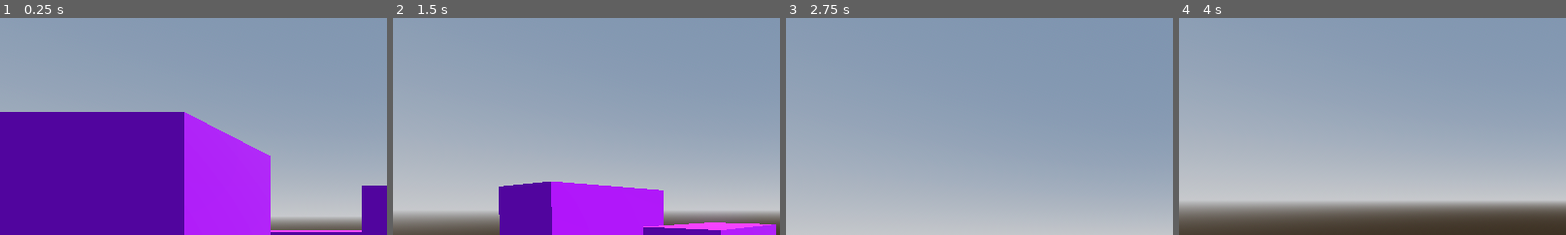
Above: before the commit, frames 1-4 (left to right).
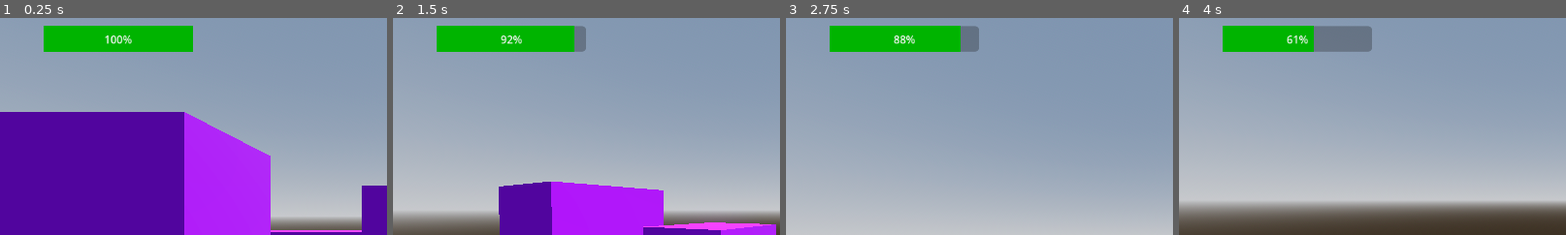
Above: after the commit, the same moments.

Repository: Dyynoob/GameJam
Game: Godot game, scene res://world.tscn
The game is run twice, just before and just after one commit, with the same random seed, the same clock (stepped at 60 frames per second) and the same inputs.
Inputs (mouse positions are % of the whole screen's width and height, from its top left):
- Up to frame 1 (0.25 s): no input
- Up to frame 2 (1.5 s): move the mouse to (55, 50) at 0.52 s; hold D (right) 0.53-1.28 s; hold W (for) 0.53-1.28 s; tap Space (jump) at 0.77 s; tap B at 0.8, 1.35 s; move the mouse to (45, 50) at 1.27 s; hold S (back) from 1.28 s (still down)
- Up to frame 3 (2.75 s): tap Space (jump) at 1.52 s; tap W (for) at 1.55 s; move the mouse to (52, 48) at 2.02 s; release S (back) at 2.03 s; hold D (right) from 2.03 s (still down); hold W (for) from 2.03 s (still down); tap B at 2.3 s
- Up to frame 4 (4 s): move the mouse to (49, 52) at 2.77 s; release W (for) at 2.78 s; tap Shift (sprint) at 2.85 s; tap Space (jump) at 3.02, 3.77 s; tap W (for) at 3.05 s; move the mouse to (57, 51) at 3.52 s; release D (right) at 3.53 s; hold A (left) from 3.53 s (still down); hold B from 3.53 s (still down)
The pictures show only the part of the screen within x 0-50%, y 4-54%; the shares and areas given below are measured in that part.

The runs differ from the first frame. In frame 1, 4.7% of the frame differs, in the area x 11-50%, y 3-16%; in frame 2, 4.6%; in frame 3, 4.6%; in frame 4, 4.6%.

Commit message:
Gun + player health
Some player stuff

Diff:
--- a/Player.tscn
+++ b/Player.tscn
@@ -1,6 +1,7 @@
-[gd_scene load_steps=5 format=3 uid="uid://bgibrekrfs4hk"]
+[gd_scene load_steps=8 format=3 uid="uid://bgibrekrfs4hk"]
 
 [ext_resource type="Script" path="res://Player.gd" id="1_qe6wc"]
+[ext_resource type="Script" path="res://scripts/HealthManager.gd" id="2_vjyyr"]
 
 [sub_resource type="StandardMaterial3D" id="StandardMaterial3D_4a2du"]
 albedo_color = Color(0, 0.737255, 0.784314, 1)
@@ -9,6 +10,12 @@
 material = SubResource("StandardMaterial3D_4a2du")
 
 [sub_resource type="CapsuleShape3D" id="CapsuleShape3D_tft1c"]
+
+[sub_resource type="StyleBoxFlat" id="StyleBoxFlat_n0c42"]
+bg_color = Color(0, 0.705882, 0, 1)
+
+[sub_resource type="StyleBoxFlat" id="StyleBoxFlat_nnk6f"]
+bg_color = Color(0.686275, 0, 0, 1)
 
 [node name="CharacterBody3D" type="CharacterBody3D"]
 script = ExtResource("1_qe6wc")
@@ -23,3 +30,17 @@
 transform = Transform3D(1, 0, 0, 0, 1, 0, 0, 0, 1, 0, 0.5, 0)
 
 [node name="Camera3D" type="Camera3D" parent="Head"]
+
+[node name="Player UI" type="CanvasLayer" parent="."]
+
+[node name="Health" type="ProgressBar" parent="Player UI"]
+offset_left = 65.0
+offset_top = 41.0
+offset_right = 287.0
+offset_bottom = 79.0
+theme_override_styles/fill = SubResource("StyleBoxFlat_n0c42")
+value = 100.0
+
+[node name="HealthManager" type="Node3D" parent="."]
+script = ExtResource("2_vjyyr")
+low_hp_color = SubResource("StyleBoxFlat_nnk6f")
--- /dev/null
+++ b/scripts/HealthManager.gd
@@ -0,0 +1,18 @@
+extends Node3D
+
+var health = 100
+@onready var hp_bar = $"../Player UI/Health"
+@export var low_hp_color:StyleBoxFlat
+func _process(delta):
+	if Input.is_key_pressed(KEY_B):
+		health -= 1
+	hp_bar.value = health
+	if health <= 25:
+		hp_bar.add_theme_stylebox_override("fill", low_hp_color)
+	if health <= 0:
+		gameOver()
+func gameOver():
+	pass
+	# TODO: Game over screen and stuff
+	await get_tree().create_timer(3.0).timeout
+	get_tree().reload_current_scene()
Binary file added: 3d models/GUN_Elb.glb
Not shown, added: 3d models/GUN_Elb.glb.import
